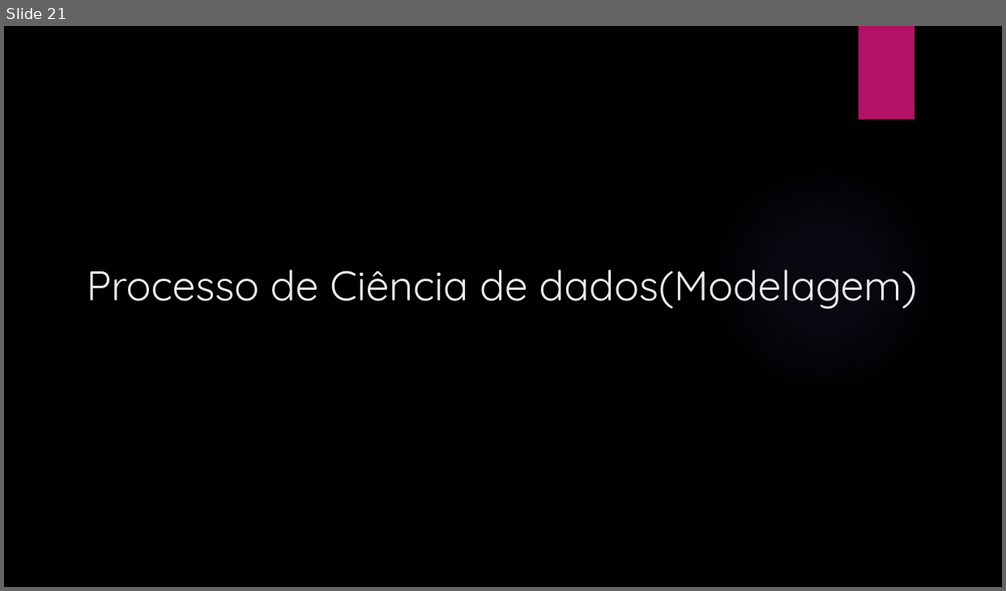
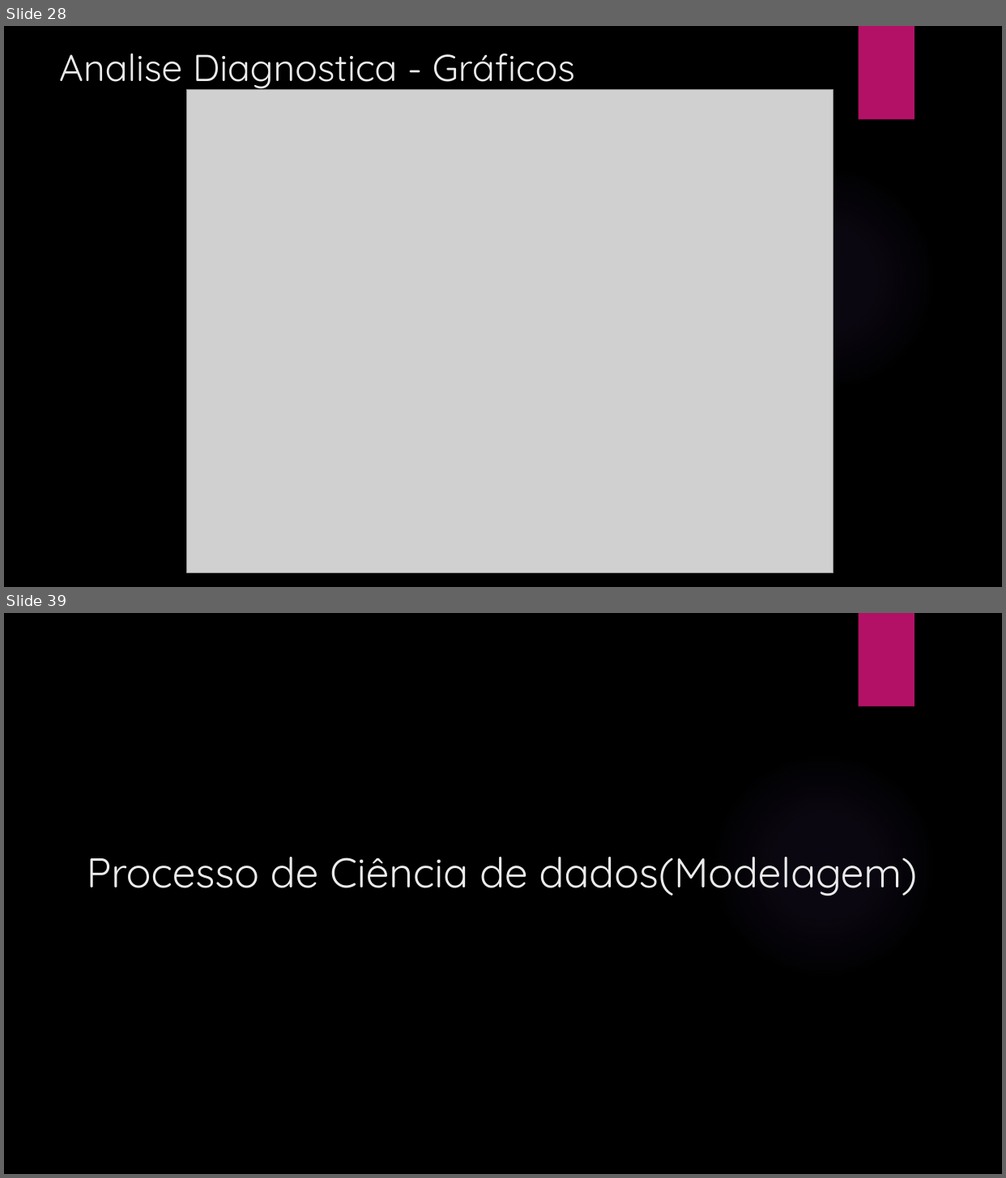
Before and after one commit to elvitin/students_perfomance_topicos_i, a slide deck: docs/Apresentacaotopicos.pptx. Shown one above the other, each under a label of ours: slide 21 before the commit, slides 28 and 39 after it; the slides between them are not shown. The pictures are 1006x591 and 1006x1178 pixels, drawn with LibreOffice and Linux fonts; fonts in the diff are those of the drawing; grey boxes stand for pictures; background and template pictures are left out. Boxes give left, top, right and bottom in pixels: in the first picture for what was removed or moved away, otherwise in the second. Text is boxed around its words. In the diff, an @@ line names an element or a change of style, - is before the commit and + after.

```diff
--- a/docs/Apresentacaotopicos.pptx
+++ b/docs/Apresentacaotopicos.pptx
@@ slide 28 added at <box>4,26,1002,587</box>, background picture (left out); not listed: 2 template elements that a slide beside it also shows @@
@@ title added at <box>59,54,575,92</box>, 36 pt, text #EBEBEB @@
+Analise Diagnostica - Gráficos
@@ picture added at <box>187,90,833,574</box> @@
@@ what was slide 21 is now slide 39 @@
```
Also in this commit, not shown: 2 slides changed, 21 other slides added, 4 slides removed, 4 other files.
